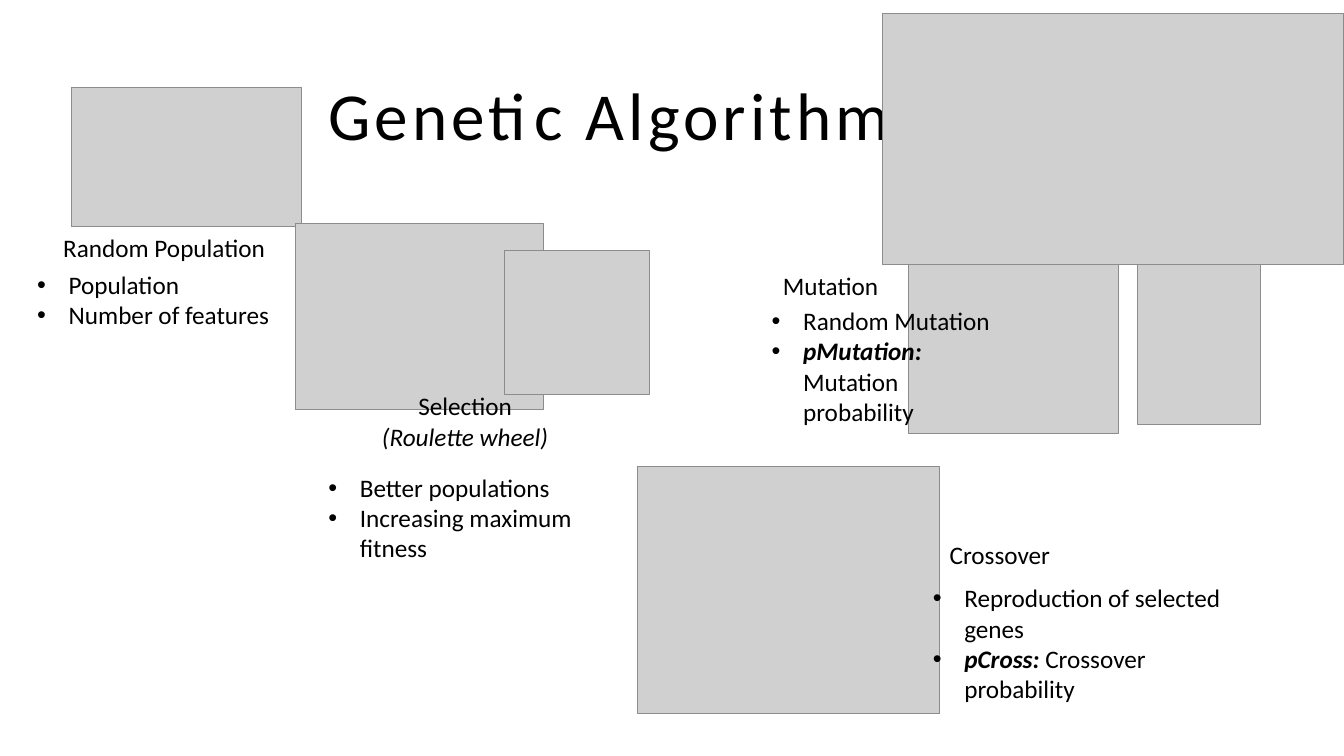
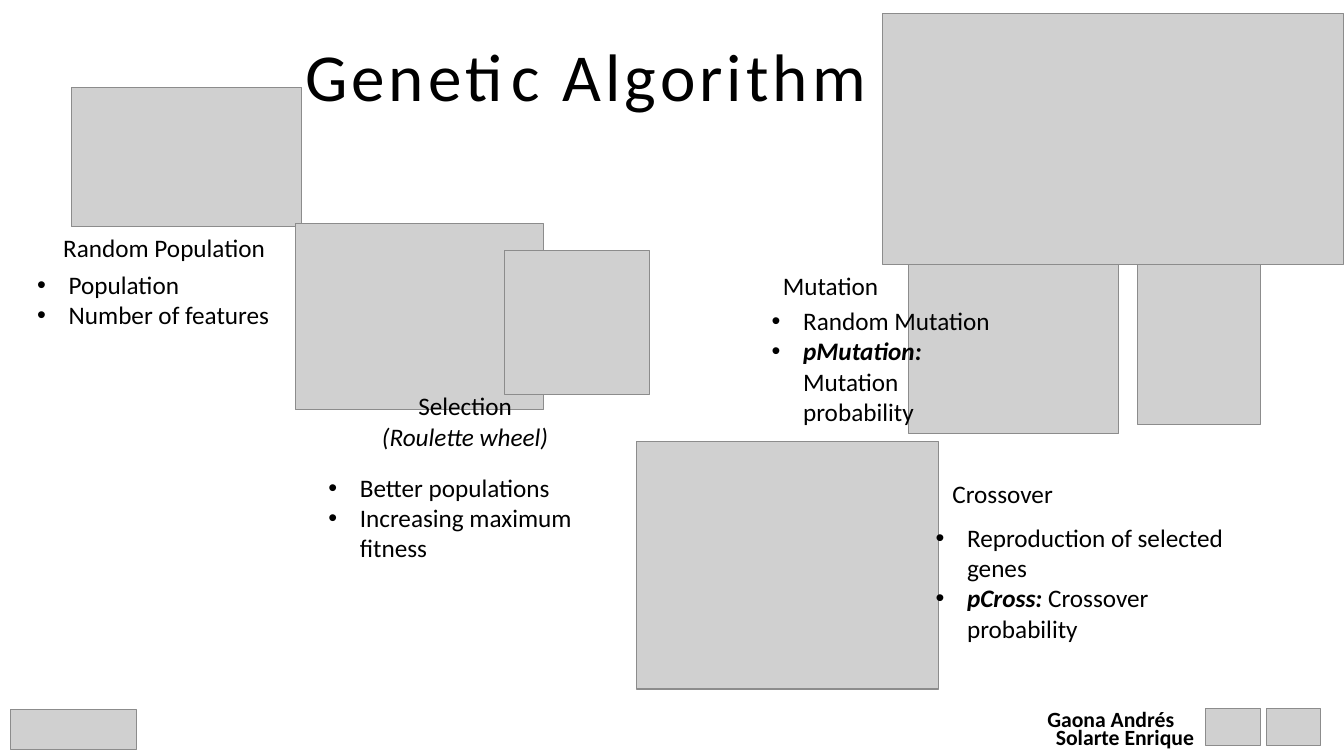
Before and after one commit to EnriqueSolarte/GA_appication, a slide deck: slide 2 of GA_application/GA_application/PresentationGA.pptx (slide 1 before the commit). Drawn at 1344x756 pixels with LibreOffice and Linux fonts; fonts in the diff are those of the drawing; grey boxes stand for pictures. Boxes give left, top, right and bottom in pixels: in the first picture for what was removed or moved away, otherwise in the second. Text is boxed around its words. In the diff, an @@ line names an element or a change of style, - is before the commit and + after.

```diff
--- a/GA_application/GA_application/PresentationGA.pptx
+++ b/GA_application/GA_application/PresentationGA.pptx
@@ text "Genetic Algorithm" rewrapped from bbox=[586, 84, 889, 156] to bbox=[563, 54, 866, 113] @@
@@ picture: place and size @@
-picture at bbox=[638, 467, 940, 715]
+picture at bbox=[637, 442, 939, 690]
@@ text "Crossover": place and size @@
-text "Crossover" at bbox=[950, 547, 1050, 565]
+text "Crossover" at bbox=[952, 486, 1052, 503]
@@ text "Reproduction of selected genes": place and size @@
-text "Reproduction of selected genes" at bbox=[964, 589, 1220, 702]
+text "Reproduction of selected genes" at bbox=[967, 529, 1223, 642]
@@ group added at bbox=[11, 709, 1321, 750]: 3 pictures, 1 text @@
+Gaona Andrés
+Solarte Enrique
```
Also in this commit, not shown: 3 other slides changed, 3 slides added, 1 other file.
